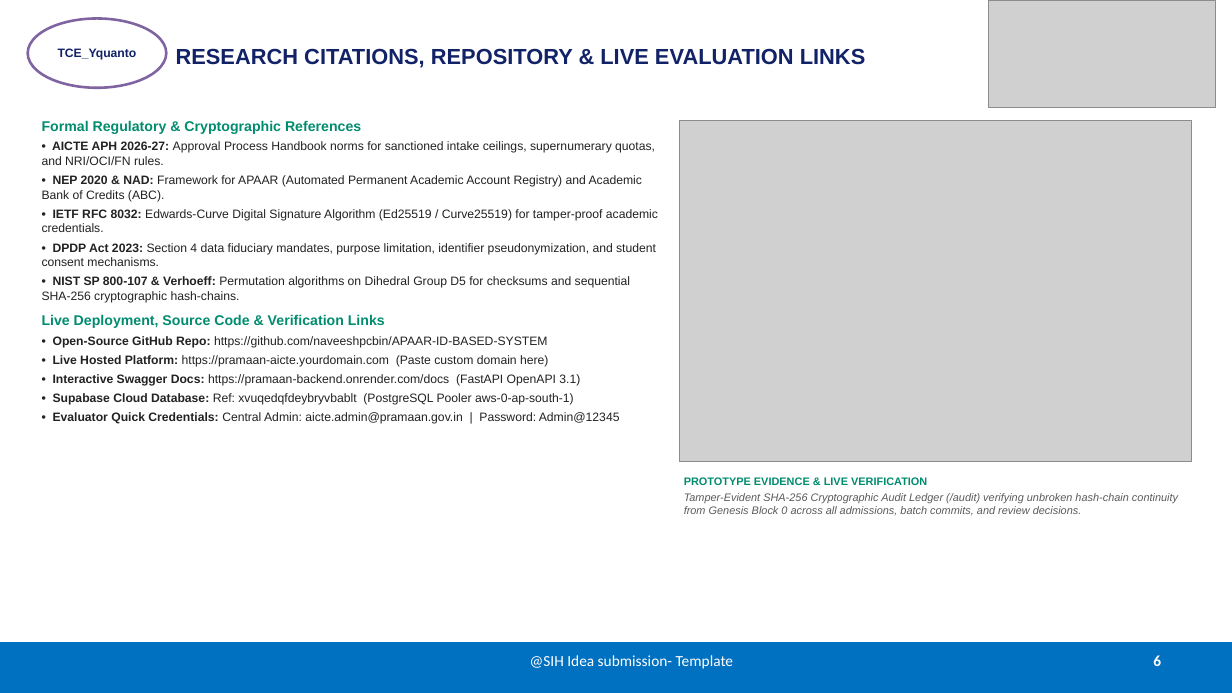
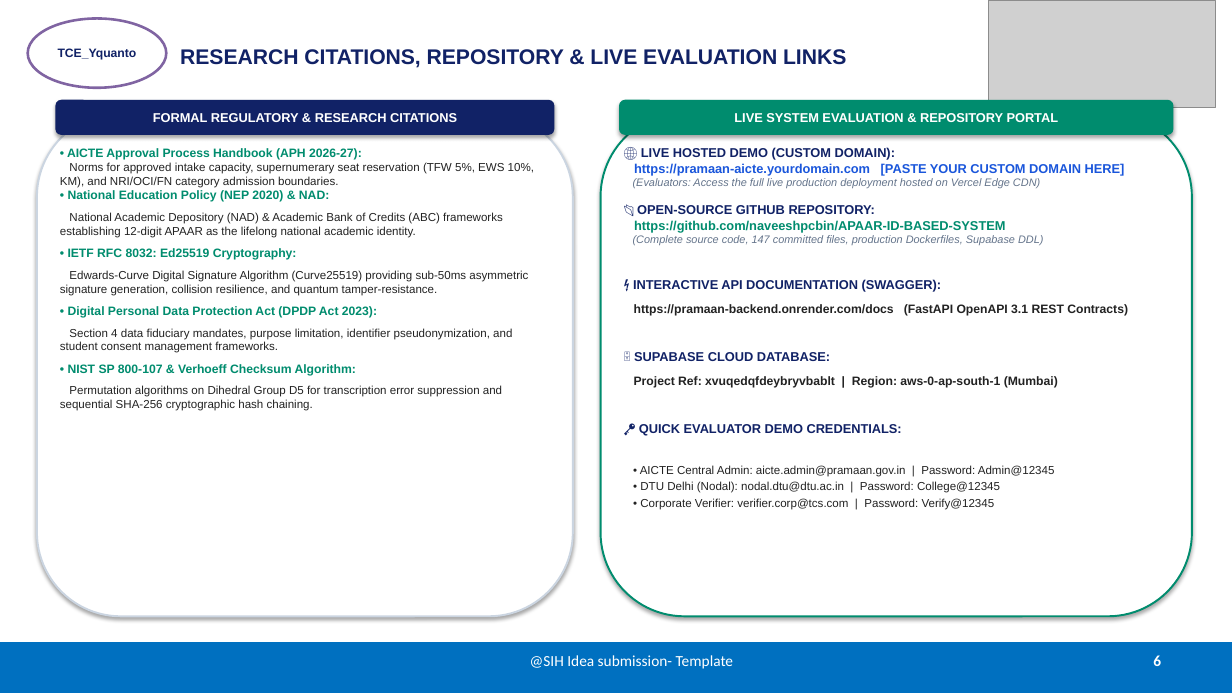
Before and after one commit to naveeshpcbin/APAAR-ID-BASED-SYSTEM, a slide deck: slide 6 of demoppt/PRAMAAN-AICTE_SIH2026_Idea_Presentation.pptx. Drawn at 1232x693 pixels with LibreOffice and Linux fonts; fonts in the diff are those of the drawing; grey boxes stand for pictures. Boxes give left, top, right and bottom in pixels: in the first picture for what was removed or moved away, otherwise in the second. Text is boxed around its words. In the diff, an @@ line names an element or a change of style, - is before the commit and + after.

Commit message:
feat(presentation): build unique architecture-driven SIH 2026 winning presentation with live UI evidence and custom domain slots

```diff
--- a/demoppt/PRAMAAN-AICTE_SIH2026_Idea_Presentation.pptx
+++ b/demoppt/PRAMAAN-AICTE_SIH2026_Idea_Presentation.pptx
@@ title "RESEARCH CITATIONS, REPOSITORY & LIVE ..." at box(180, 49, 846, 68): size 17 to 16.5 pt @@
@@ rounded rectangle added at box(37, 113, 573, 616), fill #FFFFFF, outline #CBD5E1 1.5 pt @@
@@ rounded rectangle added at box(55, 100, 555, 135), fill #112266, 10 pt, text #FFFFFF, bold @@
+FORMAL REGULATORY & RESEARCH CITATIONS
@@ rounded rectangle added at box(601, 113, 1192, 616), fill #FFFFFF, outline #008C6E 1.5 pt @@
@@ rounded rectangle added at box(619, 100, 1174, 135), fill #008C6E, 10 pt, text #FFFFFF, bold @@
+LIVE SYSTEM EVALUATION & REPOSITORY PORTAL
@@ text at box(60, 148, 534, 411): text changed; size 9.5 to 9 pt @@
-Formal Regulatory & Cryptographic References
-• AICTE APH 2026-27: Approval Process Handbook norms for sanctioned intake ceilings, supernumerary quotas, and NRI/OCI/FN rules.
-• NEP 2020 & NAD: Framework for APAAR (Automated Permanent Academic Account Registry) and Academic Bank of Credits (ABC).
-• IETF RFC 8032: Edwards-Curve Digital Signature Algorithm (Ed25519 / Curve25519) for tamper-proof academic credentials.
-• DPDP Act 2023: Section 4 data fiduciary mandates, purpose limitation, identifier pseudonymization, and student consent mechanisms.
-• NIST SP 800-107 & Verhoeff: Permutation algorithms on Dihedral Group D5 for checksums and sequential SHA-256 cryptographic hash-chains.
-Live Deployment, Source Code & Verification Links
-• Open-Source GitHub Repo: https://github.com/naveeshpcbin/APAAR-ID-BASED-SYSTEM
-• Live Hosted Platform: https://pramaan-aicte.yourdomain.com (Paste custom domain here)
-• Interactive Swagger Docs: https://pramaan-backend.onrender.com/docs (FastAPI OpenAPI 3.1)
-• Supabase Cloud Database: Ref: xvuqedqfdeybryvbablt (PostgreSQL Pooler aws-0-ap-south-1)
-• Evaluator Quick Credentials: Central Admin: aicte.admin@pramaan.gov.in | Password: Admin@12345
+• AICTE Approval Process Handbook (APH 2026-27):
+Norms for approved intake capacity, supernumerary seat reservation (TFW 5%, EWS 10%, KM), and NRI/OCI/FN category admission boundaries.
+• National Education Policy (NEP 2020) & NAD:
+National Academic Depository (NAD) & Academic Bank of Credits (ABC) frameworks establishing 12-digit APAAR as the lifelong national academic identity.
+• IETF RFC 8032: Ed25519 Cryptography:
+Edwards-Curve Digital Signature Algorithm (Curve25519) providing sub-50ms asymmetric signature generation, collision resilience, and quantum tamper-resistance.
+• Digital Personal Data Protection Act (DPDP Act 2023):
+Section 4 data fiduciary mandates, purpose limitation, identifier pseudonymization, and student consent management frameworks.
+• NIST SP 800-107 & Verhoeff Checksum Algorithm:
+Permutation algorithms on Dihedral Group D5 for transcription error suppression and sequential SHA-256 cryptographic hash chaining.
@@ text added at box(633, 147, 1128, 510), 10 pt, text #222222, bold @@
+🌐 LIVE HOSTED DEMO (CUSTOM DOMAIN):
+https://pramaan-aicte.yourdomain.com [PASTE YOUR CUSTOM DOMAIN HERE]
+(Evaluators: Access the full live production deployment hosted on Vercel Edge CDN)
+📂 OPEN-SOURCE GITHUB REPOSITORY:
+https://github.com/naveeshpcbin/APAAR-ID-BASED-SYSTEM
+(Complete source code, 147 committed files, production Dockerfiles, Supabase DDL)
+⚡ INTERACTIVE API DOCUMENTATION (SWAGGER):
+https://pramaan-backend.onrender.com/docs (FastAPI OpenAPI 3.1 REST Contracts)
+🗄️ SUPABASE CLOUD DATABASE:
+Project Ref: xvuqedqfdeybryvbablt | Region: aws-0-ap-south-1 (Mumbai)
+🔑 QUICK EVALUATOR DEMO CREDENTIALS:
+• AICTE Central Admin: aicte.admin@pramaan.gov.in | Password: Admin@12345
+• DTU Delhi (Nodal): nodal.dtu@dtu.ac.in | Password: College@12345
+• Corporate Verifier: verifier.corp@tcs.com | Password: Verify@12345
@@ picture removed at box(679, 120, 1192, 462) @@
@@ text removed at box(684, 477, 1178, 516) @@
-PROTOTYPE EVIDENCE & LIVE VERIFICATION
-Tamper-Evident SHA-256 Cryptographic Audit Ledger (/audit) verifying unbroken hash-chain continuity from Genesis Block 0 across all admissions, batch commits, and review decisions.
```
Also in this commit, not shown: 5 other slides changed, 11 other files.
